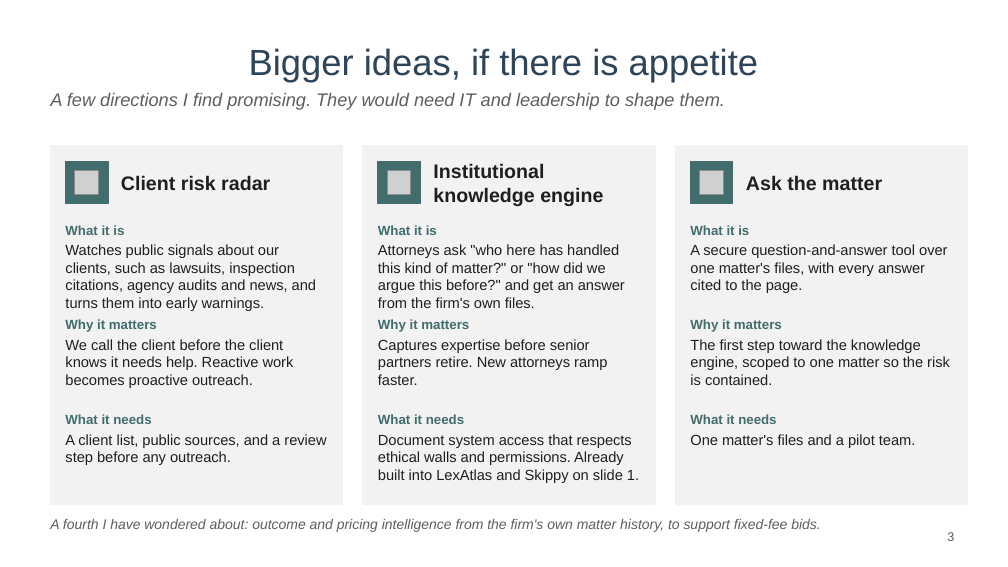
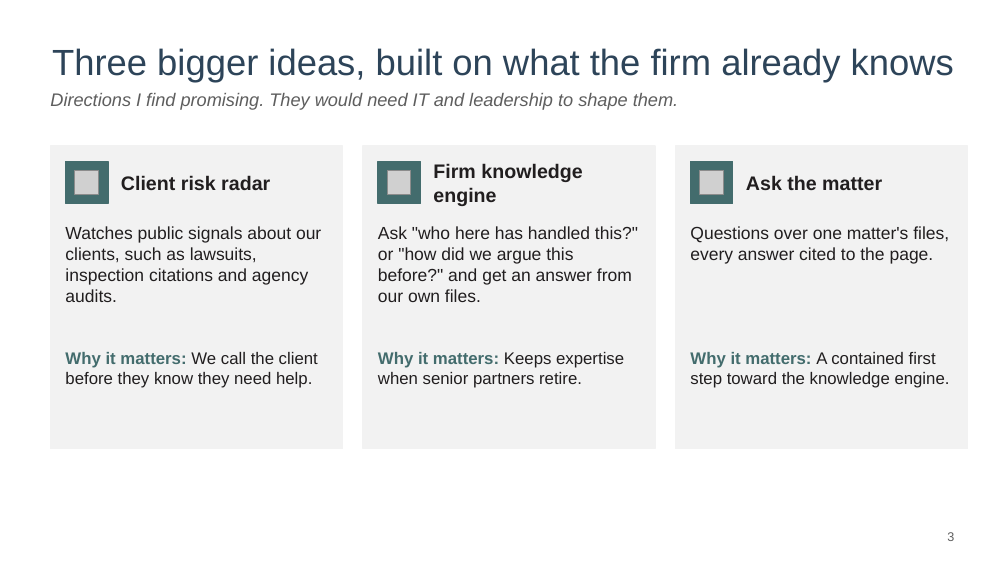
Before and after one commit to mylesparslow-collab/legal-portfolio, a slide deck: slide 3 of downloads/AI-ideas-Myles-Parslow.pptx. Drawn at 1008x567 pixels with LibreOffice and Linux fonts; fonts in the diff are those of the drawing; grey boxes stand for pictures. Boxes give left, top, right and bottom in pixels: in the first picture for what was removed or moved away, otherwise in the second. Text is boxed around its words. In the diff, an @@ line names an element or a change of style, - is before the commit and + after.

```diff
--- a/downloads/AI-ideas-Myles-Parslow.pptx
+++ b/downloads/AI-ideas-Myles-Parslow.pptx
@@ title at bbox=[52, 48, 954, 82]: text changed @@
-Bigger ideas, if there is appetite
+Three bigger ideas, built on what the firm already knows
@@ text at bbox=[50, 93, 678, 110]: text changed @@
-A few directions I find promising. They would need IT and leadership to shape them.
+Directions I find promising. They would need IT and leadership to shape them.
@@ rectangle: place and size @@
-rectangle at bbox=[50, 146, 343, 504]
+rectangle at bbox=[50, 146, 343, 449]
@@ rectangle: place and size @@
-rectangle at bbox=[363, 146, 655, 504]
+rectangle at bbox=[363, 146, 655, 449]
@@ rectangle: place and size @@
-rectangle at bbox=[675, 146, 968, 504]
+rectangle at bbox=[675, 146, 968, 449]
@@ text at bbox=[433, 163, 582, 206]: text changed @@
-Institutional knowledge engine
+Firm knowledge engine
@@ text at bbox=[65, 226, 321, 302]: text changed; size 10.5 to 12.5 pt @@
-Watches public signals about our clients, such as lawsuits, inspection citations, agency audits and news, and turns them into early warnings.
+Watches public signals about our clients, such as lawsuits, inspection citations and agency audits.
@@ text removed at bbox=[65, 225, 124, 235] @@
-What it is
@@ text at bbox=[378, 226, 638, 302]: text changed; size 10.5 to 12.5 pt @@
-Attorneys ask "who here has handled this kind of matter?" or "how did we argue this before?" and get an answer from the firm's own files.
+Ask "who here has handled this?" or "how did we argue this before?" and get an answer from our own files.
@@ text removed at bbox=[378, 225, 437, 235] @@
-What it is
@@ text at bbox=[690, 226, 949, 264]: text changed; size 10.5 to 12.5 pt @@
-A secure question-and-answer tool over one matter's files, with every answer cited to the page.
+Questions over one matter's files, every answer cited to the page.
@@ text removed at bbox=[690, 225, 749, 235] @@
-What it is
@@ text removed at bbox=[65, 319, 157, 332] @@
-Why it matters
@@ text removed at bbox=[378, 319, 469, 332] @@
-Why it matters
@@ text removed at bbox=[690, 319, 782, 332] @@
-Why it matters
@@ text at bbox=[65, 352, 318, 388]: text changed; size 10.5 to 12 pt @@
-We call the client before the client knows it needs help. Reactive work becomes proactive outreach.
+Why it matters: We call the client before they know they need help.
@@ text at bbox=[378, 352, 624, 388]: text changed; size 10.5 to 12 pt @@
-Captures expertise before senior partners retire. New attorneys ramp faster.
+Why it matters: Keeps expertise when senior partners retire.
@@ text at bbox=[690, 352, 950, 388]: text changed; size 10.5 to 12 pt @@
-The first step toward the knowledge engine, scoped to one matter so the risk is contained.
+Why it matters: A contained first step toward the knowledge engine.
@@ text removed at bbox=[65, 414, 151, 424] @@
-What it needs
@@ text removed at bbox=[378, 414, 464, 424] @@
-What it needs
@@ text removed at bbox=[690, 414, 776, 424] @@
-What it needs
@@ text removed at bbox=[65, 434, 326, 465] @@
-A client list, public sources, and a review step before any outreach.
@@ text removed at bbox=[378, 434, 639, 483] @@
-Document system access that respects ethical walls and permissions. Already built into LexAtlas and Skippy on slide 1.
@@ text removed at bbox=[690, 434, 916, 448] @@
-One matter's files and a pilot team.
@@ text removed at bbox=[50, 519, 820, 532] @@
-A fourth I have wondered about: outcome and pricing intelligence from the firm's own matter history, to support fixed-fee bids.
```
Also in this commit, not shown: 4 other slides changed, 2 other files.
